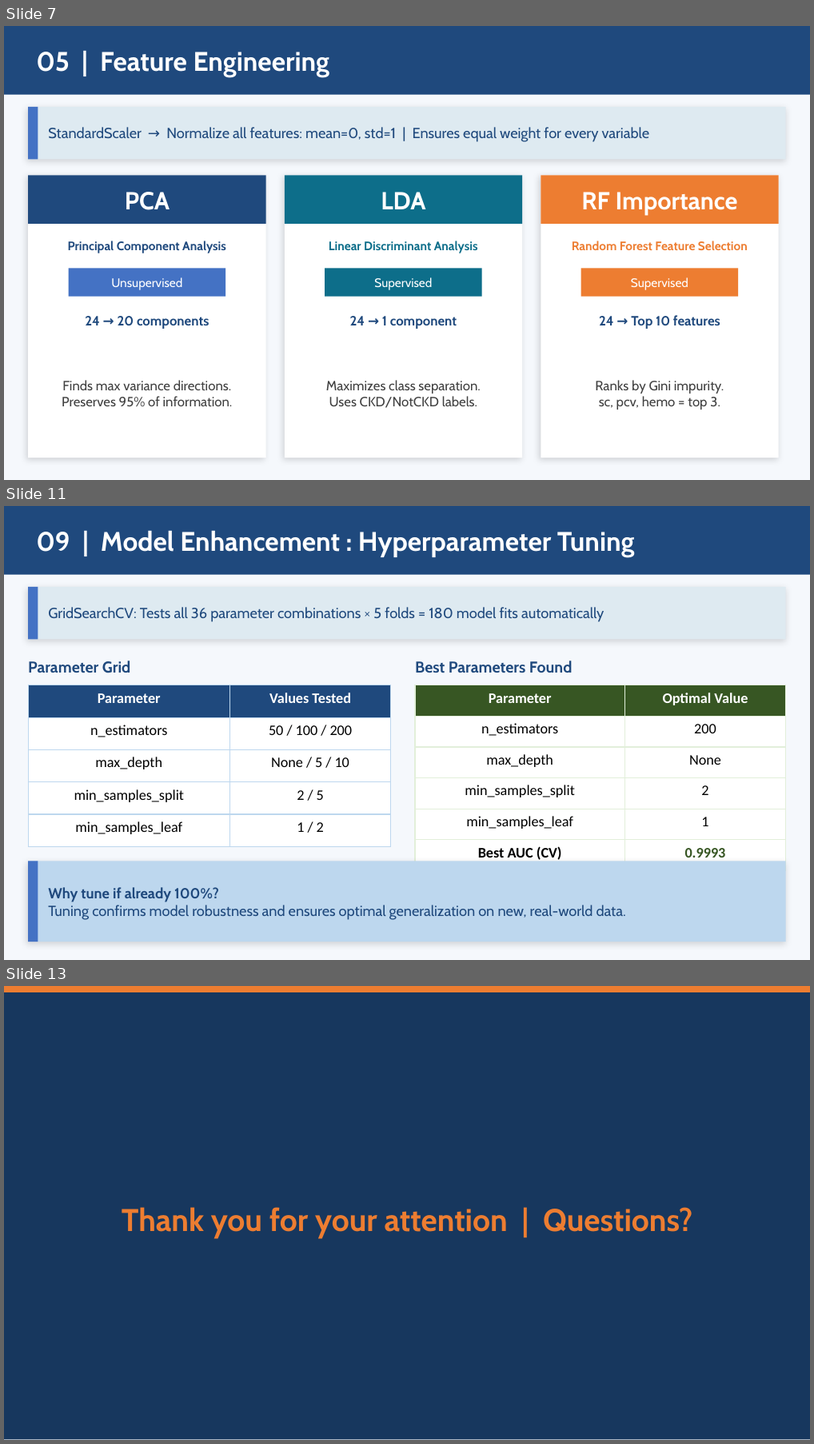
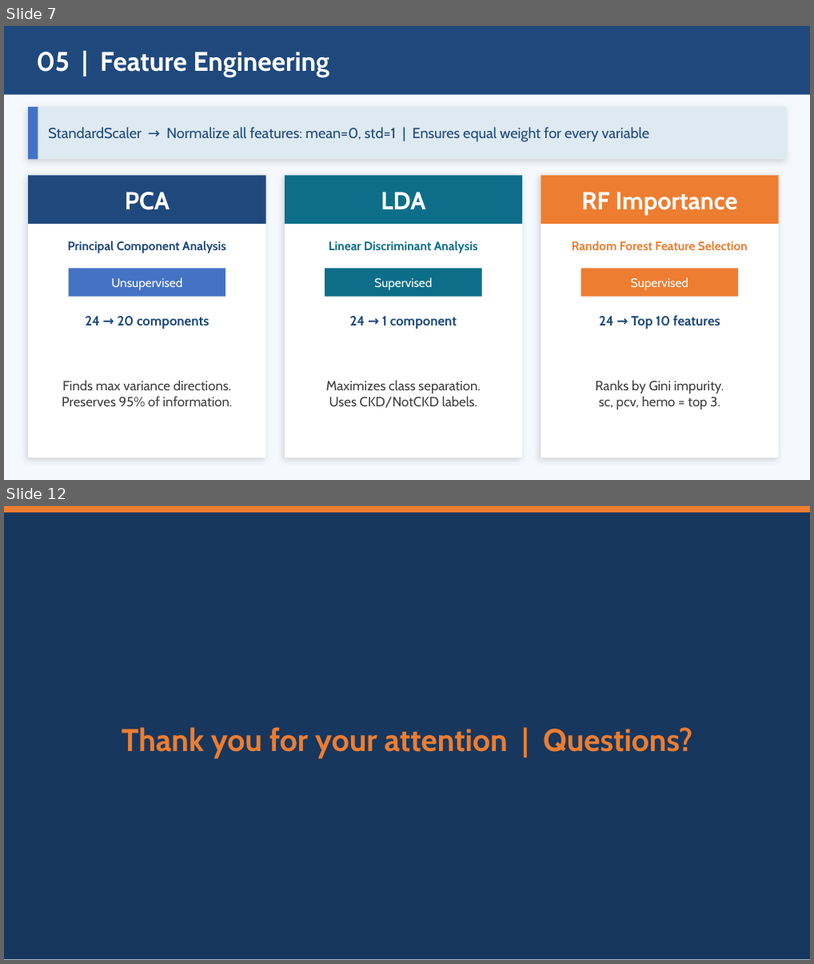
Before and after one commit to feredj/predict-kidney-disease-presence, a slide deck: CKD_Presentation.pptx. Shown one above the other, each under a label of ours: slides 7, 11 and 13 before the commit, slides 7 and 12 after it; the slides between them are not shown. The pictures are 814x1444 and 814x964 pixels, drawn with LibreOffice and Linux fonts; fonts in the diff are those of the drawing. Boxes give left, top, right and bottom in pixels: in the first picture for what was removed or moved away, otherwise in the second. Text is boxed around its words. In the diff, an @@ line names an element or a change of style, - is before the commit and + after.

```diff
--- a/CKD_Presentation.pptx
+++ b/CKD_Presentation.pptx
@@ slide 11 removed at <box>4,506,810,960</box>, background #F5F8FC @@
@@ rectangle removed at <box>4,506,810,575</box> @@
@@ text removed at <box>36,530,635,557</box> @@
-09 | Model Enhancement : Hyperparameter Tuning
@@ rectangle removed at <box>28,587,786,639</box> @@
@@ rectangle removed at <box>28,587,38,639</box> @@
@@ text removed at <box>48,607,604,622</box> @@
-GridSearchCV: Tests all 36 parameter combinations × 5 folds = 180 model fits automatically
@@ text removed at <box>28,660,131,673</box> @@
-Parameter Grid
@@ text removed at <box>415,660,573,673</box> @@
-Best Parameters Found
@@ table removed at <box>28,685,391,846</box>, 5 rows, 2 columns @@
-Parameter | Values Tested
-n_estimators | 50 / 100 / 200
-max_depth | None / 5 / 10
-min_samples_split | 2 / 5
-min_samples_leaf | 1 / 2
@@ table removed at <box>415,685,786,871</box>, 6 rows, 2 columns @@
-Parameter | Optimal Value
-n_estimators | 200
-max_depth | None
-min_samples_split | 2
-min_samples_leaf | 1
-Best AUC (CV) | 0.9993
@@ rectangle removed at <box>28,861,786,941</box> @@
@@ rectangle removed at <box>28,861,38,941</box> @@
@@ text removed at <box>48,887,626,920</box> @@
-Why tune if already 100%?
-Tuning confirms model robustness and ensures optimal generalization on new, real-world data.
@@ what was slide 13 is now slide 12 @@
```
Also in this commit, not shown: 5 slides changed, 1 slide added, 1 other slide removed, 1 other file.
